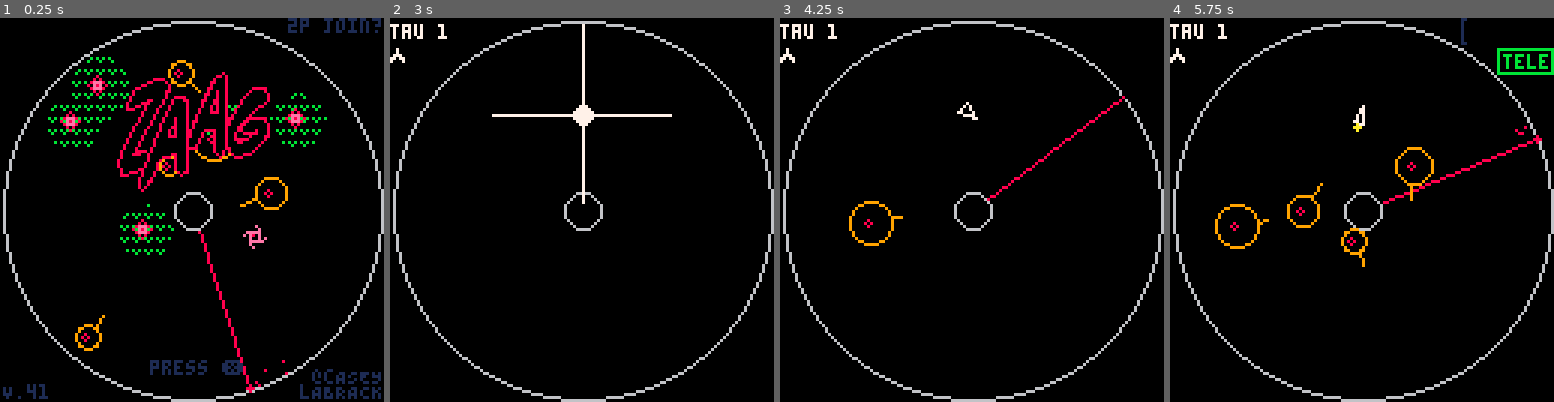
Above: before the commit, frames 1-4 (left to right).
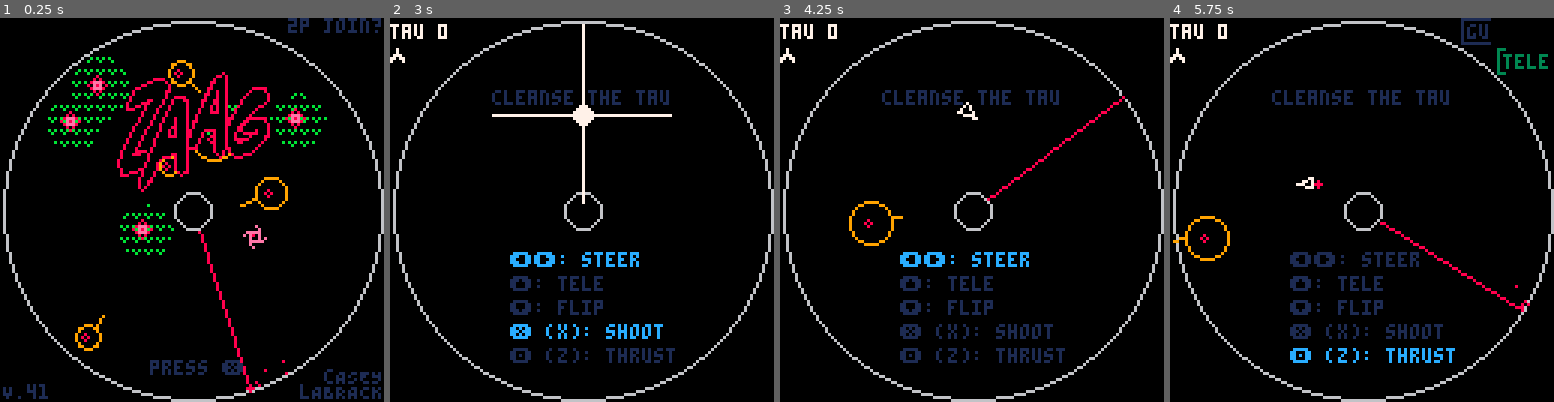
Above: after the commit, the same moments.

Repository: caseylabrack/laser
Game: PICO-8 cartridge zaag.p8
The game is run twice, just before and just after one commit, with the same random seed, the same clock (stepped at 60 frames per second) and the same inputs.
Inputs:
- Up to frame 1 (0.25 s): no input
- Up to frame 2 (3 s): tap X (X key) at 0.33, 1.07, 1.85, 2.97 s; tap O (Z key) at 0.7, 1.7, 2.1, 2.5, 2.9 s; hold Right 1.6-2.1 s; hold Up 2.15-2.42 s; hold Right from 2.47 s (still down)
- Up to frame 3 (4.25 s): release Right at 3.03 s; hold Left 3.08-3.58 s; tap O (Z key) at 3.3, 3.7, 4.1 s; hold Down 3.63-3.97 s; hold Right from 4.02 s (still down); tap X (X key) at 4.08 s
- Up to frame 4 (5.75 s): tap O (Z key) every 0.4 s from 4.5 to 5.7 s; release Right at 4.68 s; hold Up 4.73-5.03 s; hold Left 5.08-5.68 s; tap X (X key) at 5.2 s; hold Down from 5.73 s (still down)

The runs differ from the first frame. In frame 1, less than 0.1% of the frame differs, in the area x 81-84%, y 91-96%; in frame 2, 3.3%; in frame 3, 3.3%; in frame 4, 6.2%, in the area x 0-100%, y 0-90%.

Commit message:
death gifs and screenshots. tau0 for all noobs. flowers slight nerf.

Diff:
--- a/zaag.p8
+++ b/zaag.p8
@@ -7,9 +7,10 @@
 -- an asteroids-like with lasers and mulligans
 
 -- todo:
+--  timer shown on win
+--  maybe show timer option
 --  boss hp display
 --  boss intro sound
---  timer shown on win
 --  different rocket trail
 --  gun ready animation maybe
 --  different color bullets?
@@ -55,7 +56,8 @@
 pthrusting=false --was anybody making the thrust noise last frame?
 fire_btn=❎
 thrust_btn=🅾️
-screenshake=true
+--screenshake=true
+deathgifs=false
 --coroutines:
 wipe=nil
 blink=nil
@@ -64,6 +66,12 @@
 dethparts=nil
 gamewon=nil
 log=""
+
+--cartdata slots
+--0: action button swap
+--1: death gifs
+--2: last difficulty
+--3: is noob
 
 dethmsgs={
 "zigged when i shoulda zaaged",
@@ -91,12 +99,12 @@
 }
 
 function _init()
---	music(20)
 	cartdata("caseylabrack_zaag")
 	local swapped=dget(0)==1
 	fire_btn  = (not swapped) and ❎ or 🅾️
 	thrust_btn= (not swapped) and 🅾️ or ❎
-	screenshake=dget(1)==1
+--	screenshake=dget(1)==1
+	deathgifs=dget(1)==1
 	difficulty=dget(2)
 	difficulty=difficulty==0 and 1 or difficulty
 	initplayers()
@@ -145,7 +153,9 @@
 
 	title=cocreate(title_setup)
 	menuitem(1, "swap ❎/🅾️ btns", btns_toggle)
-	menuitem(2, "screenshake:"..(screenshake and "on" or "off"), screenshake_toggle)
+	menuitem(2, "save screenshot", function () extcmd("screen") end)
+	menuitem(3, "death gifs: " ..(deathgifs and "on" or "off"), dethgiftoggle)
+--	menuitem(2, "screenshake:"..(screenshake and "on" or "off"), screenshake_toggle)
 end
 
 function btns_toggle()
@@ -158,12 +168,19 @@
 	end
 end
 
-function screenshake_toggle()
-	screenshake=not screenshake
-	menuitem(2, screenshake==true and "screenshake:on" or "screenshake:off",screenshake_toggle)
-	dset(1,screenshake==true and 1 or 0)
+function dethgiftoggle()
+	deathgifs=not deathgifs
+	dset(1,(deathgifs and 1 or 0))
+	menuitem(3, "death gifs: " ..(deathgifs and "on" or "off"), dethgiftoggle)
 	return true
 end
+
+--function screenshake_toggle()
+--	screenshake=not screenshake
+--	menuitem(2, screenshake==true and "screenshake:on" or "screenshake:off",screenshake_toggle)
+--	dset(1,screenshake==true and 1 or 0)
+--	return true
+--end
 
 function _update()
 tick+=1
@@ -214,7 +231,7 @@
 			end
 		end
 	end
-	if f.tick%150==0 and #f<f.max then --bud
+	if f.tick%f.br==0 and #f<f.max then --bud
 		local couldbuds=filter(function(x) return x.r>=12 end, f)
 		if #couldbuds>0 then
 			local k,ang,colliding,i,l={},0,true,0,{}
@@ -470,13 +487,12 @@
 --level win
 if ps[1].enabled or ps[2].enabled then
 	if #rs==0 and #fs==0 and boss.enabled==false and state=="running" then
-	--if #rs==0 and #fs==0 and ps[1].enabled and boss.enabled==false and state=="running" then
 		state="wiping"
 		extralives=mulligans
-	--	sfx(2,-2)
 		ps[1].thrusting,ps[2].thrusting=false,false
 		pthrusting=false
 		sfx(2,-2)
+		if lvl==2 then dset(3,1) end
 		lvl+=1
 		wipe=cocreate(wipe_anim)
 		state="wipe"
@@ -524,16 +540,16 @@
 function _draw()
 cls()
 
-if shake > 1 then
-	if screenshake then
-		camera()
-		local a=rnd()
-		camera(cos(a)*shake,sin(a)*shake)
-	end
-	shake*=.75
-else
-	camera()
-end
+--if shake > 1 then
+--	if screenshake then
+--		camera()
+--		local a=rnd()
+--		camera(cos(a)*shake,sin(a)*shake)
+--	end
+--	shake*=.75
+--else
+--	camera()
+--end
 
 pal(cp)
 
@@ -833,12 +849,10 @@
 			end
 			if unit=="flowers" then
 				local f={}
-				f.tick=flr(rnd(10))
-				f.max=9
+				f.tick,f.max=flr(rnd(10)),4
 				f.growgoal=30 --grow rate
-				f.br=250 --bud rate
-				local r={}
-				local d=12+rnd(63-24)
+				f.br=150+flr(rnd(100)) --bud rate
+				local r,d={},12+rnd(63-24)
 				local a=aim_away(.25,.25)
 				r.x,r.y,r.r=64+cos(a)*d,64+sin(a)*d,9
 				r.growcount=-rnd(30) r.hit=-100
@@ -877,6 +891,7 @@
 	clearlevel()
 	start=tick
 	state="dead"
+	if deathgifs then extcmd("video") end
 --	extcmd("video",4,1)
 	if extralives<0 then
 		gameoveranimation=cocreate(gameover)
@@ -1613,7 +1628,8 @@
 			96,0,ps[2].playing and 12 or 1)
 
 		color(1)
-		print(smallcaps("@").."c"..smallcaps("asey"),104,117)
+		print("c"..smallcaps("asey"),108,117)
+--		print(smallcaps("@").."c"..smallcaps("asey"),104,117)
 		print("l"..smallcaps("abrack"),100,122)
 
 		print(smallcaps("v").."."..version,1,122)
@@ -1621,8 +1637,10 @@
 	end
 	dset(2,difficulty)
 	sfx(34,-2)
---	lvl=6
-	if difficulty==1 then lvl=0 else lvl=1 end
+
+	-- play tau 0 if noob or on practice difficulty
+	if difficulty==1 or dget(3)==0 then lvl=0 else lvl=1 end
+
 	mulligans=mulldiff[difficulty]
 	extralives=mulligans
 	state="wipe"
Not shown, changed: .gitignore
